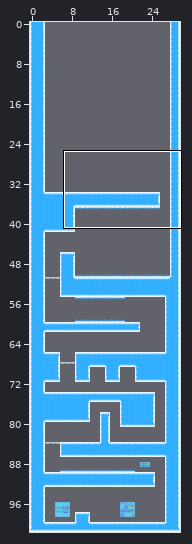
An edit to a level. Tiled map, assets/game/map/ice_test.tmx. The picture above shows the old version from afar; the outline marks the close-up.
Close-up. Old version:
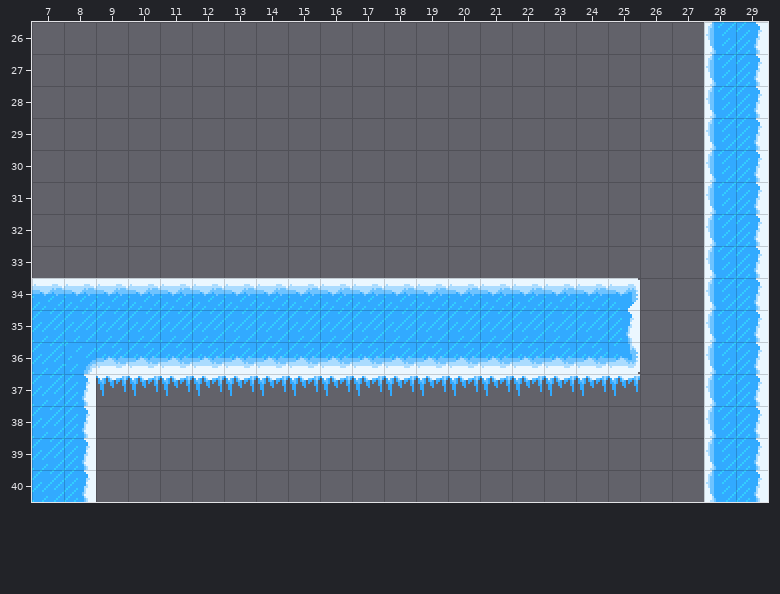
Cells are 16x16 px. Shown: x 7..29, y 26..40.
After the commit:
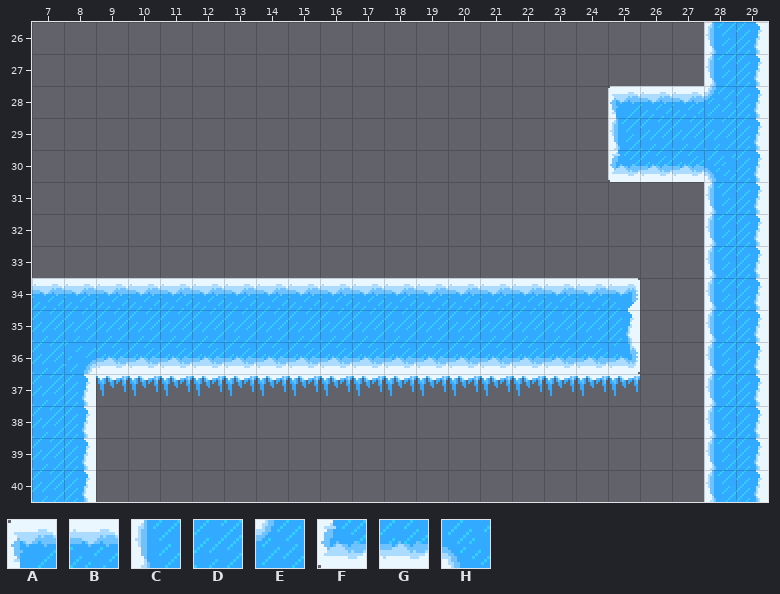
Key: from "ice_tilemap": A 0, B 1, C 10, D 11, E 14, F 20, G 21, H 24.
_ is an empty cell.
From old to new:
Layer "Background":
y 28: x 25..28 ___C -> ABBE
y 29: x 25..28 ___C -> CDDD
y 30: x 25..28 ___C -> FGGH
Pixel boxes of the changes (left, top, right, bottom) in both close-ups:
changed: (608, 86, 736, 182)
